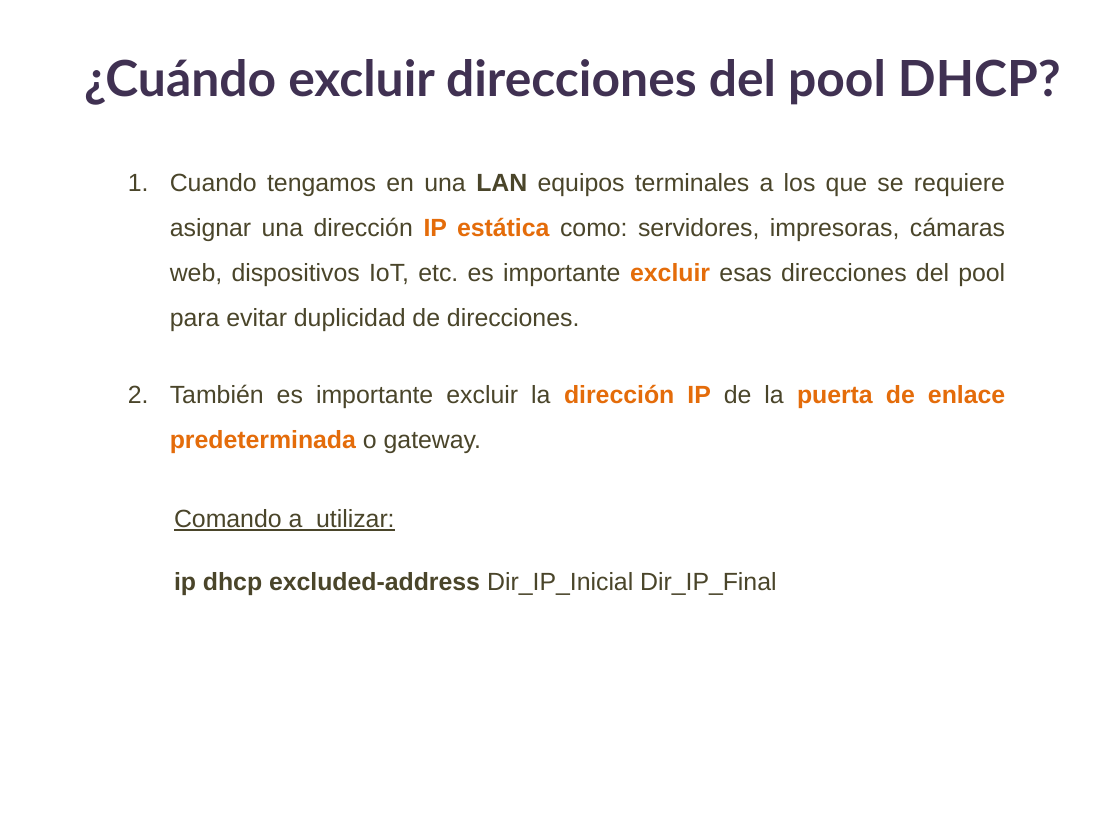
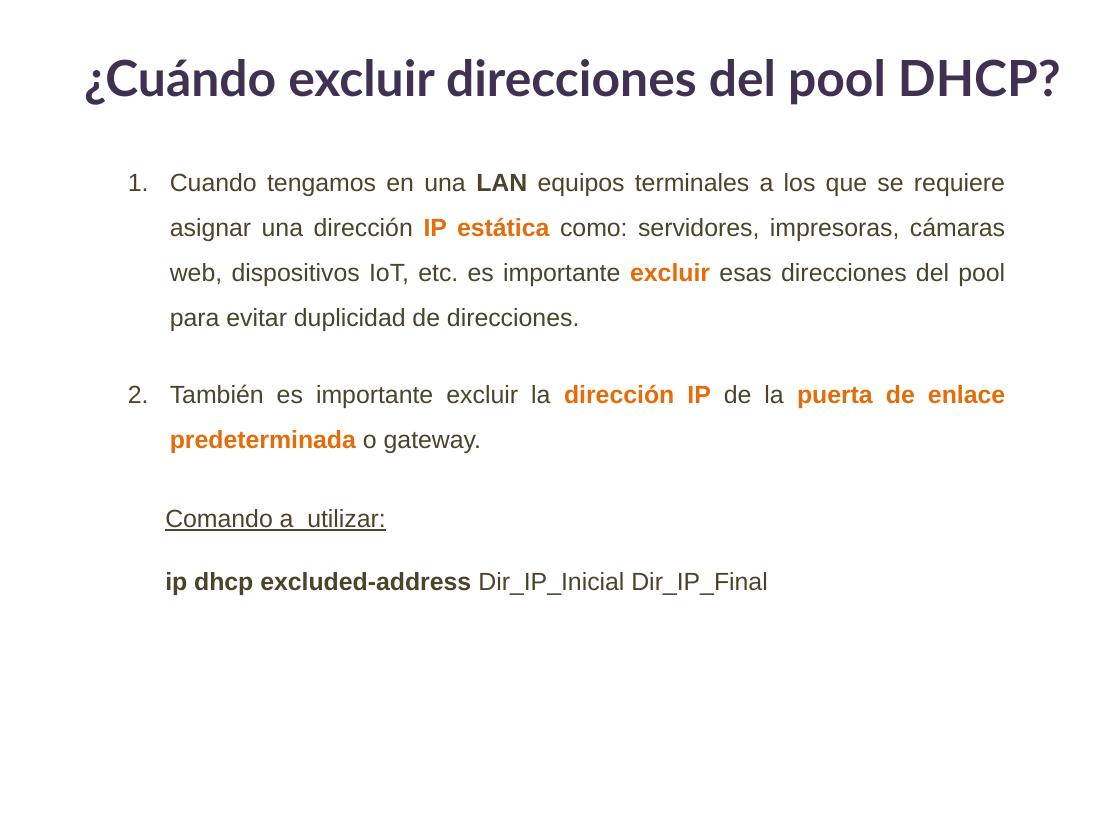
Before and after one commit to lizetheP/WAN, a slide deck: slide 5 of CalendarioAgo25/Presentaciones/6_DHCP.pptx. Drawn at 1120x840 pixels with LibreOffice and Linux fonts; fonts in the diff are those of the drawing. Boxes give left, top, right and bottom in pixels: in the first picture for what was removed or moved away, otherwise in the second. Text is boxed around its words. In the diff, an @@ line names an element or a change of style, - is before the commit and + after.

```diff
--- a/CalendarioAgo25/Presentaciones/6_DHCP.pptx
+++ b/CalendarioAgo25/Presentaciones/6_DHCP.pptx
@@ text "Comando a utilizar:": place and size @@
-text "Comando a utilizar:" at (174, 509, 776, 595)
+text "Comando a utilizar:" at (165, 509, 767, 595)
```
Also in this commit, not shown: 4 other files.
